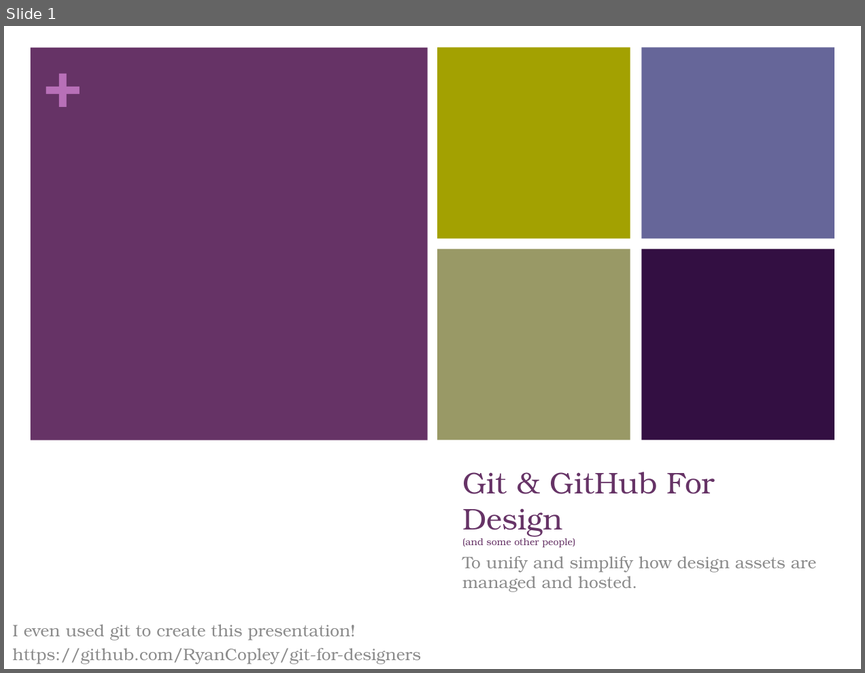
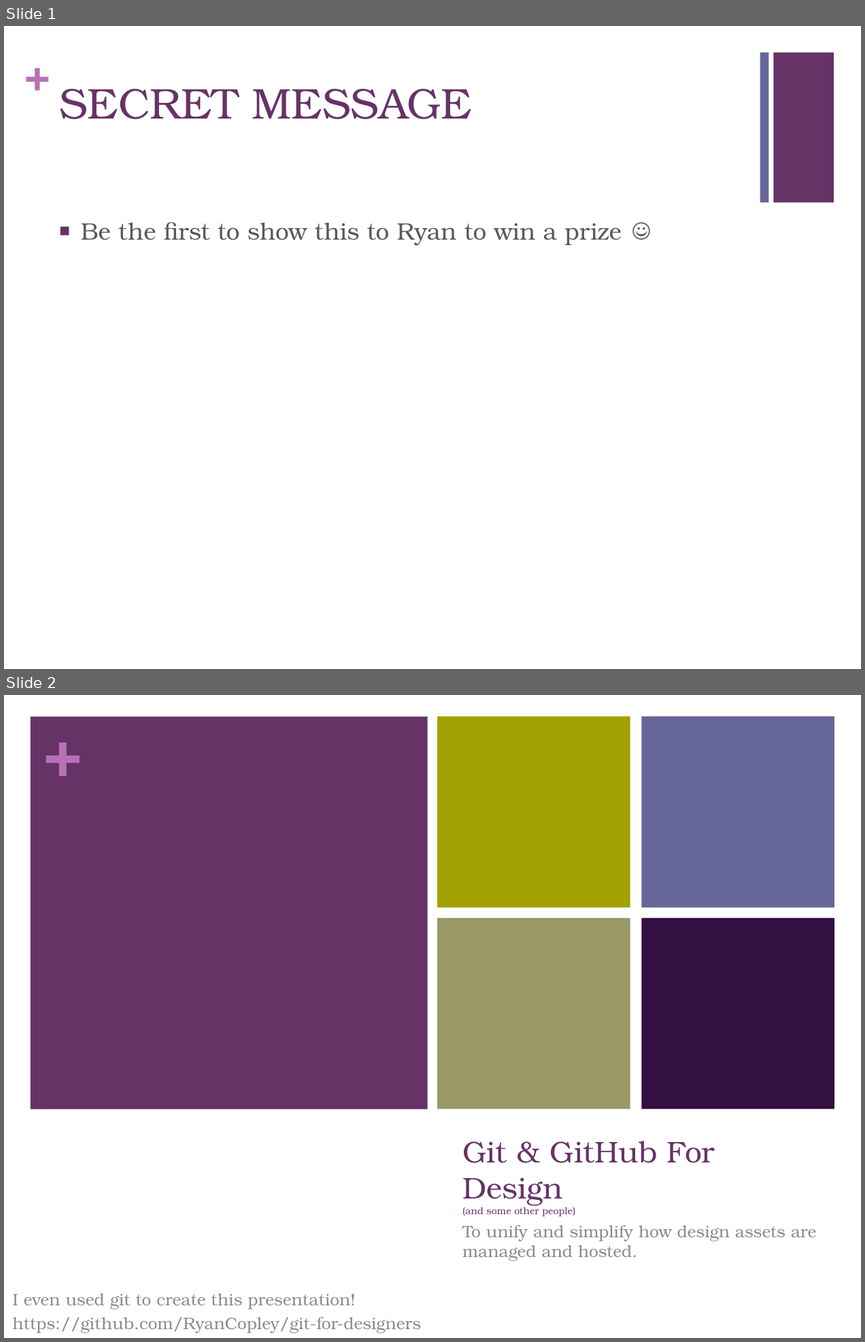
Before and after one commit to RyanCopley/git-for-designers, a slide deck: Presentation.pptx. Shown one above the other, each under a label of ours: slide 1 before the commit, slides 1 and 2 after it. The pictures are 865x673 and 865x1342 pixels, drawn with LibreOffice and Linux fonts; fonts in the diff are those of the drawing. Boxes give left, top, right and bottom in pixels: in the first picture for what was removed or moved away, otherwise in the second. Text is boxed around its words. In the diff, an @@ line names an element or a change of style, - is before the commit and + after.

Commit message:
Secret Message? What could that be for?

```diff
--- a/Presentation.pptx
+++ b/Presentation.pptx
@@ slide 1 added at [4,26,861,669], background #FFFFFF @@
@@ text added at [24,48,50,99], 36 pt, text #B870B8, bold @@
++
@@ rectangle added at [759,53,768,203], fill #666699 @@
@@ rectangle added at [773,53,834,203], fill #663366 @@
@@ title added at [59,89,472,119], 36 pt, text #663366 @@
+SECRET MESSAGE
@@ text added at [81,222,621,246], 20 pt, text #595959 @@
+■ Be the first to show this to Ryan to win a prize ☺
@@ what was slide 1 is now slide 2 @@
```
